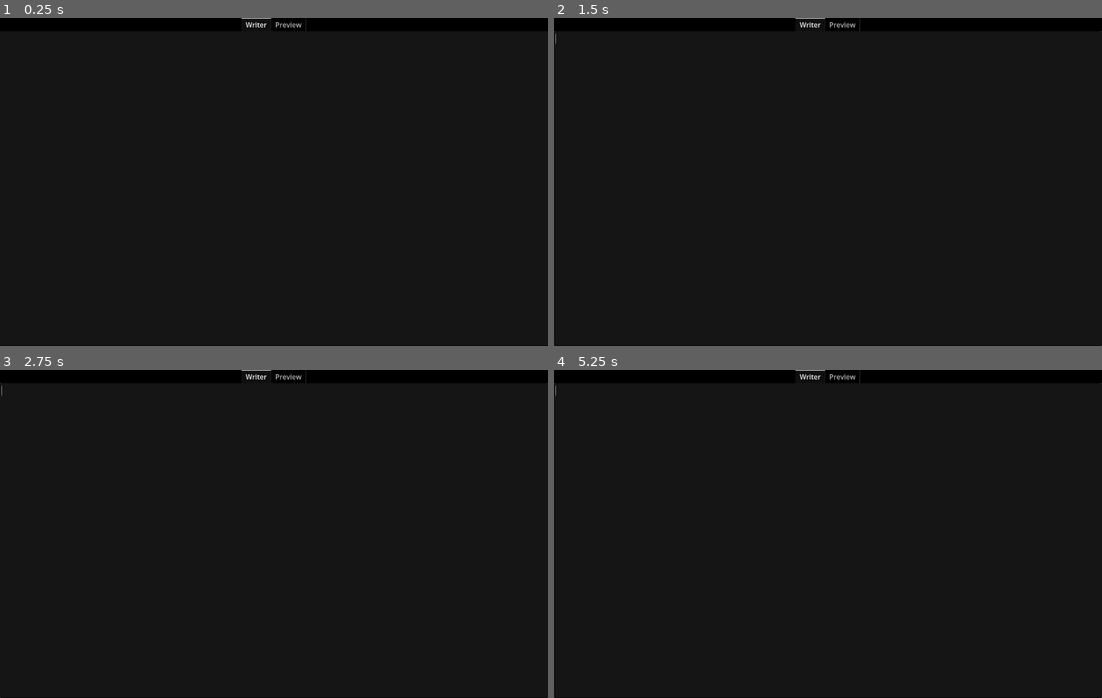
Above: before the commit, frames 1-4 (two rows, left to right).
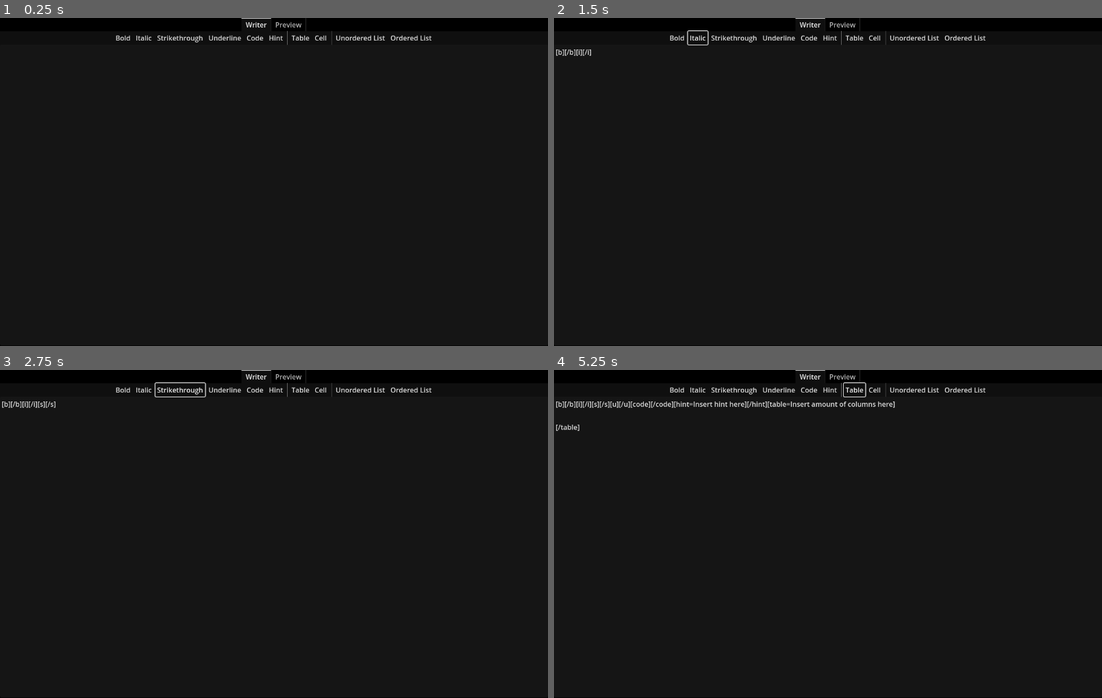
Above: after the commit, the same moments.

Repository: hellory4n/Lole
Game: Godot game, scene res://writer/writer.tscn
Same seed, same stepped clock (60 frames per second), same inputs: the game is played once before the commit and once after it.
Inputs (mouse positions are in pixels of both pictures, inside the frame that each line leads up to):
- Up to frame 1 (0.25 s): no input
- Up to frame 2 (1.5 s): click (674, 37) at 0.5 s, where only the run after the commit has a clickable "Bold"; click (696, 37) at 1.25 s, where only the run after the commit has a clickable "Italic"
- Up to frame 3 (2.75 s): click (180, 389) at 2 s, where only the run after the commit has a clickable "Strikethrough"
- Up to frame 4 (5.25 s): click (778, 389) at 2.75 s, where only the run after the commit has a clickable "Underline"; click (811, 389) at 3.5 s, where only the run after the commit has a clickable "Code"; click (828, 389) at 4.25 s, where only the run after the commit has a clickable "Hint"; click (855, 389) at 5 s, where only the run after the commit has a clickable "Table"

The runs differ from the first frame. In frame 1, 0.4% of the frame differs, in the area x 21-79%, y 3-9%; in frame 2, 0.6%; in frame 3, 0.6%; in frame 4, 1.1%, in the area x 0-100%, y 3-100%.

Commit message:
truly the american dream

Diff:
--- /dev/null
+++ b/writer/add_formatting.gd
@@ -0,0 +1,40 @@
+extends Button
+
+enum Fucker {
+	Bold,
+	Italic,
+	Table,
+	Cell,
+	Hint,
+	UnorderedList,
+	OrderedList,
+	Code,
+	Strikethrough,
+	Underline
+}
+
+@export var mode: Fucker
+@export var idiocity: Writer
+
+func _pressed():
+	# couldn't figure out how to make match not very mad, i made this while my internet was ded
+	if mode == Fucker.Bold:
+		idiocity.insert_text_at_caret("[b][/b]")
+	if mode == Fucker.Italic:
+		idiocity.insert_text_at_caret("[i][/i]")
+	if mode == Fucker.Table:
+		idiocity.insert_text_at_caret("[table=Insert amount of columns here]\n\n[/table]")
+	if mode == Fucker.Cell:
+		idiocity.insert_text_at_caret("[cell][/cell]")
+	if mode == Fucker.Hint:
+		idiocity.insert_text_at_caret("[hint=Insert hint here][/hint]")
+	if mode == Fucker.UnorderedList:
+		idiocity.insert_text_at_caret("[ul]\n\n[/ul]")
+	if mode == Fucker.OrderedList:
+		idiocity.insert_text_at_caret("[ol]\n\n[/ol]")
+	if mode == Fucker.Code:
+		idiocity.insert_text_at_caret("[code][/code]")
+	if mode == Fucker.Strikethrough:
+		idiocity.insert_text_at_caret("[s][/s]")
+	if mode == Fucker.Underline:
+		idiocity.insert_text_at_caret("[u][/u]")
--- a/writer/writer.gd
+++ b/writer/writer.gd
@@ -1,6 +1,10 @@
 extends TextEdit
+class_name Writer
 
 @export var the_thing: Control
+
+func _ready():
+	set_anchor_and_offset(SIDE_TOP, 0, 31)
 
 func _on_tab_container_tab_changed(tab: int):
 	if tab == 1:
--- a/writer/writer.tscn
+++ b/writer/writer.tscn
@@ -1,6 +1,12 @@
-[gd_scene load_steps=2 format=3 uid="uid://burt5spkb3j1x"]
+[gd_scene load_steps=5 format=3 uid="uid://burt5spkb3j1x"]
 
 [ext_resource type="Script" path="res://writer/writer.gd" id="1_stost"]
+[ext_resource type="Script" path="res://writer/add_formatting.gd" id="2_p2ymx"]
+
+[sub_resource type="StyleBoxFlat" id="StyleBoxFlat_kwgqm"]
+bg_color = Color(0.0588235, 0.0588235, 0.0588235, 1)
+
+[sub_resource type="Shortcut" id="Shortcut_2htw1"]
 
 [node name="Writer" type="Control"]
 layout_mode = 3
@@ -19,13 +25,138 @@
 grow_vertical = 2
 tab_alignment = 1
 
-[node name="Writer" type="TextEdit" parent="TabContainer" node_paths=PackedStringArray("the_thing")]
+[node name="Writer" type="Control" parent="TabContainer"]
 layout_mode = 2
+
+[node name="Gkggg" type="TextEdit" parent="TabContainer/Writer" node_paths=PackedStringArray("the_thing")]
+layout_mode = 1
+anchors_preset = 15
+anchor_right = 1.0
+anchor_bottom = 1.0
+grow_horizontal = 2
+grow_vertical = 2
 script = ExtResource("1_stost")
-the_thing = NodePath("../Preview")
+the_thing = NodePath("../../Preview")
+
+[node name="Panel" type="Panel" parent="TabContainer/Writer"]
+custom_minimum_size = Vector2(0, 31)
+layout_mode = 1
+anchors_preset = 10
+anchor_right = 1.0
+offset_bottom = 31.0
+grow_horizontal = 2
+theme_override_styles/panel = SubResource("StyleBoxFlat_kwgqm")
+
+[node name="HBoxContainer" type="HBoxContainer" parent="TabContainer/Writer"]
+layout_mode = 1
+anchors_preset = 10
+anchor_right = 1.0
+grow_horizontal = 2
+alignment = 1
+
+[node name="Button" type="Button" parent="TabContainer/Writer/HBoxContainer" node_paths=PackedStringArray("shortcut_context", "idiocity")]
+layout_mode = 2
+shortcut_context = NodePath("../..")
+shortcut = SubResource("Shortcut_2htw1")
+text = "Bold"
+flat = true
+script = ExtResource("2_p2ymx")
+idiocity = NodePath("../../Gkggg")
+
+[node name="Button2" type="Button" parent="TabContainer/Writer/HBoxContainer" node_paths=PackedStringArray("shortcut_context", "idiocity")]
+layout_mode = 2
+shortcut_context = NodePath("../..")
+shortcut = SubResource("Shortcut_2htw1")
+text = "Italic"
+flat = true
+script = ExtResource("2_p2ymx")
+mode = 1
+idiocity = NodePath("../../Gkggg")
+
+[node name="Button3" type="Button" parent="TabContainer/Writer/HBoxContainer" node_paths=PackedStringArray("shortcut_context", "idiocity")]
+layout_mode = 2
+shortcut_context = NodePath("../..")
+shortcut = SubResource("Shortcut_2htw1")
+text = "Strikethrough"
+flat = true
+script = ExtResource("2_p2ymx")
+mode = 8
+idiocity = NodePath("../../Gkggg")
+
+[node name="Button4" type="Button" parent="TabContainer/Writer/HBoxContainer" node_paths=PackedStringArray("shortcut_context", "idiocity")]
+layout_mode = 2
+shortcut_context = NodePath("../..")
+shortcut = SubResource("Shortcut_2htw1")
+text = "Underline"
+flat = true
+script = ExtResource("2_p2ymx")
+mode = 9
+idiocity = NodePath("../../Gkggg")
+
+[node name="Button5" type="Button" parent="TabContainer/Writer/HBoxContainer" node_paths=PackedStringArray("shortcut_context", "idiocity")]
+layout_mode = 2
+shortcut_context = NodePath("../..")
+shortcut = SubResource("Shortcut_2htw1")
+text = "Code"
+flat = true
+script = ExtResource("2_p2ymx")
+mode = 7
+idiocity = NodePath("../../Gkggg")
+
+[node name="Button6" type="Button" parent="TabContainer/Writer/HBoxContainer" node_paths=PackedStringArray("shortcut_context", "idiocity")]
+layout_mode = 2
+shortcut_context = NodePath("../..")
+shortcut = SubResource("Shortcut_2htw1")
+text = "Hint"
+flat = true
+script = ExtResource("2_p2ymx")
+mode = 4
+idiocity = NodePath("../../Gkggg")
+
+[node name="VSeparator" type="VSeparator" parent="TabContainer/Writer/HBoxContainer"]
+layout_mode = 2
+
+[node name="Button7" type="Button" parent="TabContainer/Writer/HBoxContainer" node_paths=PackedStringArray("shortcut_context", "idiocity")]
+layout_mode = 2
+shortcut_context = NodePath("../..")
+text = "Table"
+flat = true
+script = ExtResource("2_p2ymx")
+mode = 2
+idiocity = NodePath("../../Gkggg")
+
+[node name="Button8" type="Button" parent="TabContainer/Writer/HBoxContainer" node_paths=PackedStringArray("shortcut_context", "idiocity")]
+layout_mode = 2
+shortcut_context = NodePath("../..")
+text = "Cell"
+flat = true
+script = ExtResource("2_p2ymx")
+mode = 3
+idiocity = NodePath("../../Gkggg")
+
+[node name="VSeparator2" type="VSeparator" parent="TabContainer/Writer/HBoxContainer"]
+layout_mode = 2
+
+[node name="Button9" type="Button" parent="TabContainer/Writer/HBoxContainer" node_paths=PackedStringArray("shortcut_context", "idiocity")]
+layout_mode = 2
+shortcut_context = NodePath("../..")
+text = "Unordered List"
+flat = true
+script = ExtResource("2_p2ymx")
+mode = 5
+idiocity = NodePath("../../Gkggg")
+
+[node name="Button10" type="Button" parent="TabContainer/Writer/HBoxContainer" node_paths=PackedStringArray("shortcut_context", "idiocity")]
+layout_mode = 2
+shortcut_context = NodePath("../..")
+text = "Ordered List"
+flat = true
+script = ExtResource("2_p2ymx")
+mode = 6
+idiocity = NodePath("../../Gkggg")
 
 [node name="Preview" type="Control" parent="TabContainer"]
 visible = false
 layout_mode = 2
 
-[connection signal="tab_changed" from="TabContainer" to="TabContainer/Writer" method="_on_tab_container_tab_changed"]
+[connection signal="tab_changed" from="TabContainer" to="TabContainer/Writer/Gkggg" method="_on_tab_container_tab_changed"]
